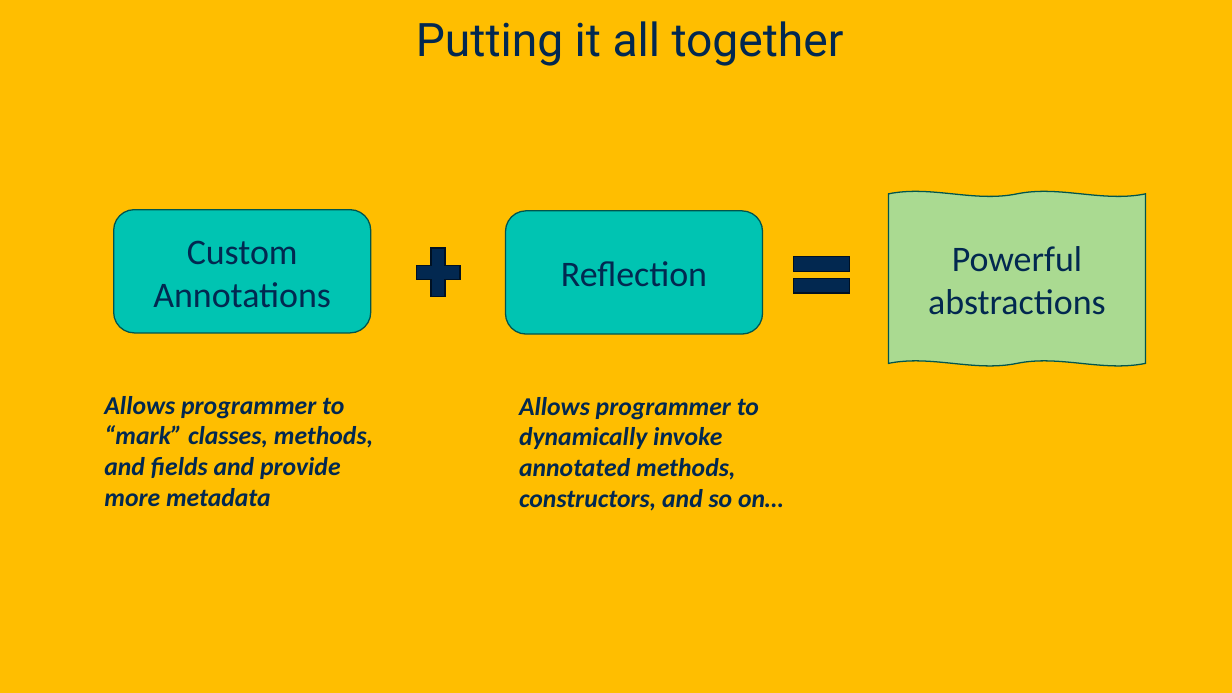
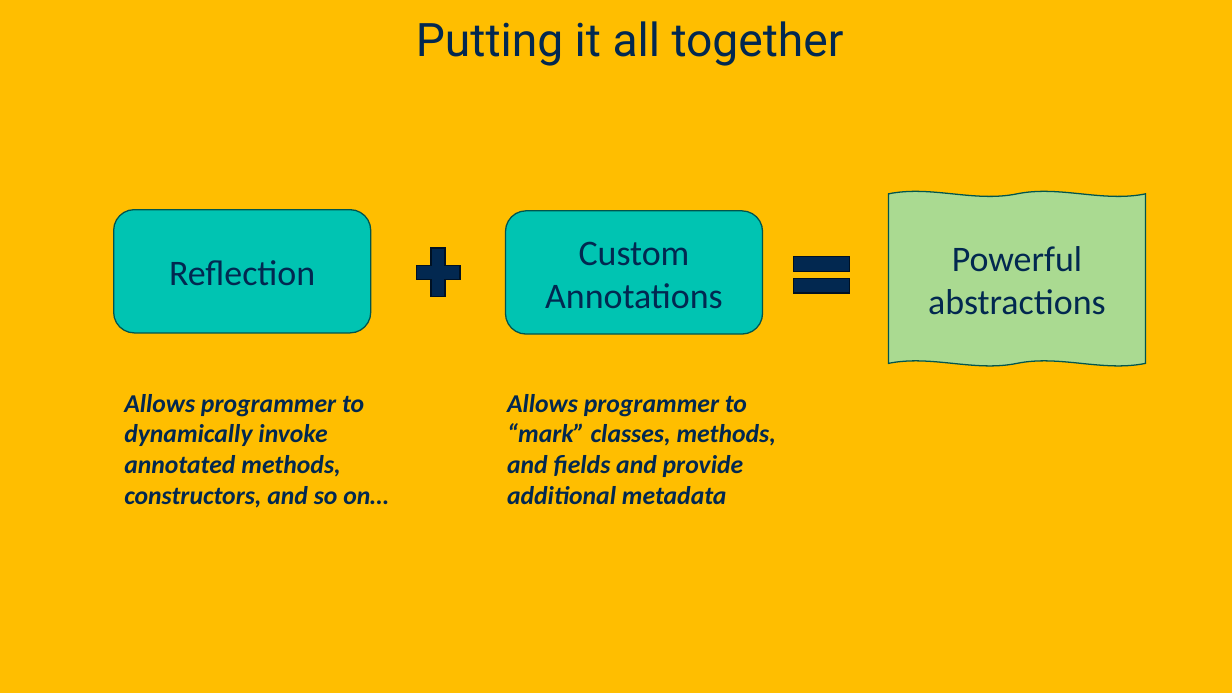
Before and after one commit to davsec-teaching/ECS160-Winter2025, a slide deck: slide 32 of slides/5_annotations_and_reflection.pptx (slide 12 before the commit). Drawn at 1232x693 pixels with LibreOffice and Linux fonts; fonts in the diff are those of the drawing; background and template pictures are left out. Boxes give left, top, right and bottom in pixels: in the first picture for what was removed or moved away, otherwise in the second. Text is boxed around its words. In the diff, an @@ line names an element or a change of style, - is before the commit and + after.

```diff
--- a/slides/5_annotations_and_reflection.pptx
+++ b/slides/5_annotations_and_reflection.pptx
@@ text in rounded rectangle at <box>169,260,315,285</box>: text changed @@
-Custom Annotations
+Reflection
@@ text in rounded rectangle at <box>545,241,723,308</box>: text changed @@
-Reflection
+Custom Annotations
@@ text "Allows programmer to dynamically invoke ...": place and size @@
-text "Allows programmer to dynamically invoke ..." at <box>519,397,783,511</box>
+text "Allows programmer to dynamically invoke ..." at <box>124,394,388,508</box>
@@ text "Allows programmer to “mark” classes, ...": place and size @@
-text "Allows programmer to “mark” classes, ..." at <box>104,396,373,507</box>
+text "Allows programmer to “mark” classes, ..." at <box>507,394,776,505</box>
@@ text at <box>507,486,727,505</box>: text changed @@
-more metadata
+additional metadata
```
Also in this commit, not shown: 7 other slides changed, 18 slides added, 1 slide removed.
